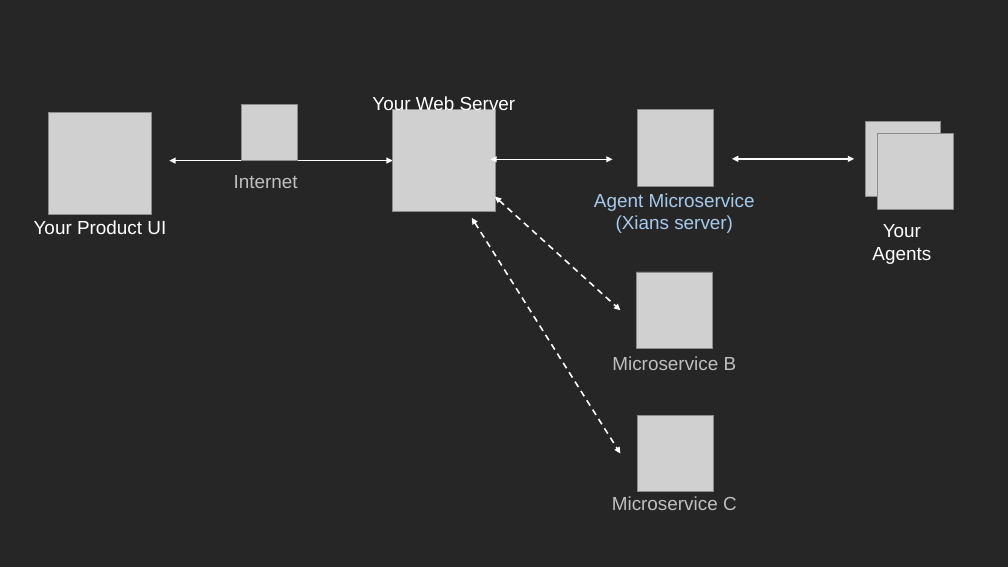
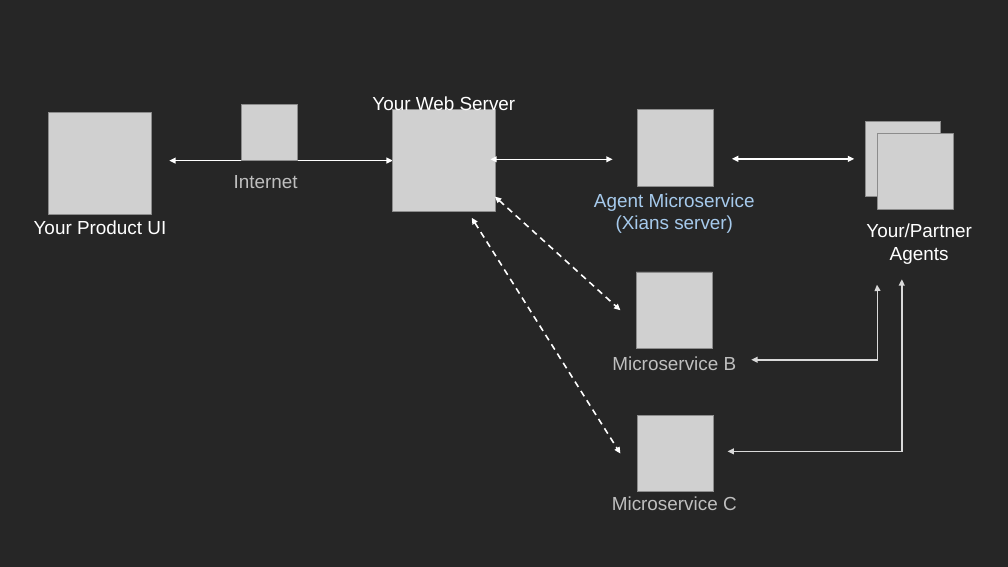
Before and after one commit to XiansAiPlatform/XiansAi.Docs, a slide deck: slide 1 of assets/illustrations.pptx. Drawn at 1008x567 pixels with LibreOffice and Linux fonts; fonts in the diff are those of the drawing; grey boxes stand for pictures. Boxes give left, top, right and bottom in pixels: in the first picture for what was removed or moved away, otherwise in the second. Text is boxed around its words. In the diff, an @@ line names an element or a change of style, - is before the commit and + after.

```diff
--- a/assets/illustrations.pptx
+++ b/assets/illustrations.pptx
@@ text at box(866, 223, 971, 264): text changed @@
-Your Agents
+Your/Partner Agents
@@ elbow double arrow added from (902, 279) to (728, 451), #D9D9D9 1.5 pt @@
@@ elbow double arrow added from (877, 285) to (752, 360), #D9D9D9 1.5 pt @@
```
Also in this commit, not shown: 1 other slide changed, 4 slides added, 42 other files.
